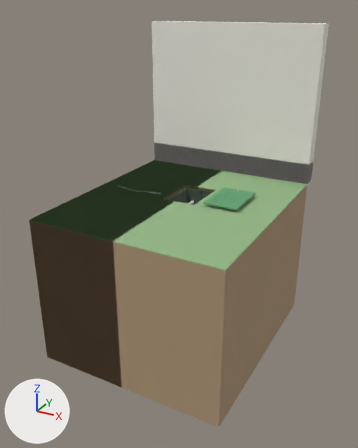
An edit to the glTF model water_filter.glb, drawn before and after from the same camera.
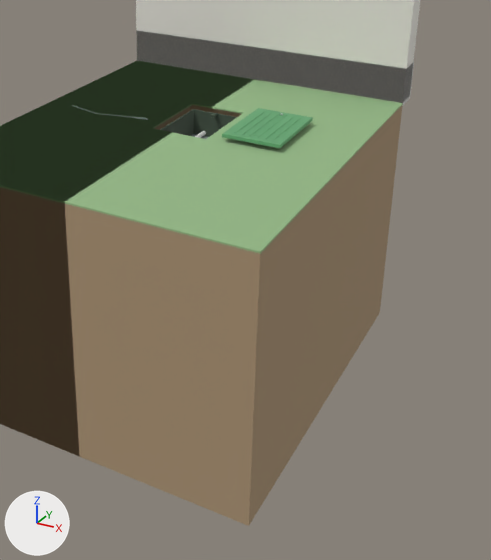
There are two pictures of each version: one whole from a 50 mm camera at (2.74, -5.28, 2.22) aimed at (0.01, -0.31, -0.27), one close up on the part from 21% to 100% of the width and 28% to 100% of the height. Lighting does not change. The marker at lower left points along +X, +Y and +Z. The older version's two pictures come first. Both versions are drawn at frame 20 of the action 'lid_off'; the numbers are the values there. Vertices at exactly the same position are counted once.

In view in the first close-up: 'box_lid', 'grass', 'grass_section', 'house_wall', 'soil', 'soil_section', 'valve_box' and 2 more.
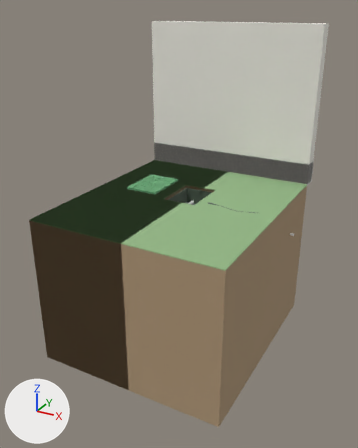
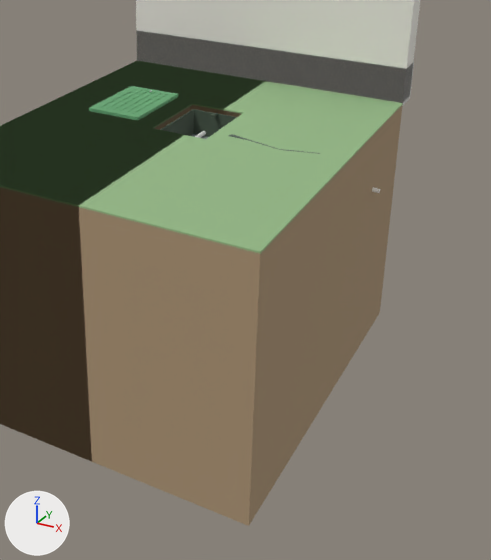
Where the change shows, as pixel boxes [x1, y1, x2, y2] in the close-ups (491 x 560 px; the box of a moved part takes in the faces that stretch with it):
'grass_section', reshaped: before [0, 61, 254, 203]; after [0, 61, 265, 207]
'box_lid', moved: before [222, 108, 313, 148]; after [89, 86, 178, 121]
part 1 of me_grass_001, moved or reshaped: before [138, 61, 254, 108]; after [138, 61, 265, 109]
part 2 of me_grass_001, moved or reshaped: before [61, 83, 172, 203]; after [62, 83, 182, 207]
part 3 of me_soil_001, moved or reshaped (mostly hidden): before [62, 108, 214, 456]; after [62, 108, 224, 460]

Edits to the bpy script that builds the scene:
```text
Change me_grass_001:
    used by ob_grass_section; parent = ob_site; location = (0.0, -0.25, 0.019)
    before: 4 (-0.05, 1.35, 0.01) at pixel (254, 79), 5 (-0.05, 1.35, -0.01) at pixel (254, 80), 9 (-0.05, 0.56, -0.01) at pixel (211, 108), 14 (-0.05, 0.56, 0.01) at pixel (211, 106)
    before: 6 (-0.05, -1.35, -0.01) at pixel (64, 203), 7 (-0.05, -1.35, 0.01) at pixel (64, 201), 11 (-0.05, -0.06, -0.01) at pixel (172, 133), 15 (-0.05, -0.06, 0.01) at pixel (172, 132)
    remove me_grass_001.from_pydata(...)  # 16 vertices, 28 faces; spans x -1.2..-0.05, y -1.35..1.35, z -0.01..0.01
    add me_grass_001.from_pydata(...)  # 16 vertices, 28 faces; spans x -1.2..0.05, y -1.35..1.35, z -0.01..0.01
    me_grass_001 part 1
    add for i in [4, 5, 9, 14]: me_grass_001.vertices[i].co += Vector((0.1, 0.0, 0.0))
    me_grass_001 part 2
    add for i in [6, 7, 11, 15]: me_grass_001.vertices[i].co += Vector((0.1, 0.0, 0.0))
Change me_soil_001:
    used by ob_soil_section; parent = ob_site; location = (0.0, -0.25, -0.932)
    remove me_soil_001.from_pydata(...)  # 69 vertices, 134 faces; spans x -1.2..-0.05, y -1.35..1.35, z -0.94..0.94
    add me_soil_001.from_pydata(...)  # 69 vertices, 134 faces; spans x -1.2..0.05, y -1.35..1.35, z -0.94..0.94
    me_soil_001 part 3: 60 of the vertices in x -0.21..-0.05, y -1.35..1.35, z -0.94..0.94 are moved by (0.1, 0.0, 0.0)
    other edits to the shape of me_soil_001 do not show in these pictures
Change ob_box_lid:
    ob_box_lid.location: (0.55, 0.0, 0.0723) -> (-0.55, 0.0, 0.0723)
```
